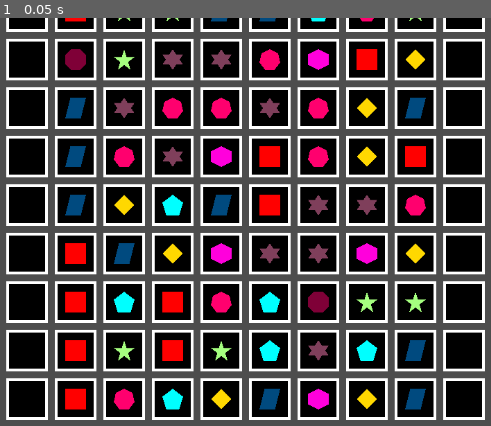
Above: before the commit, frame 1.
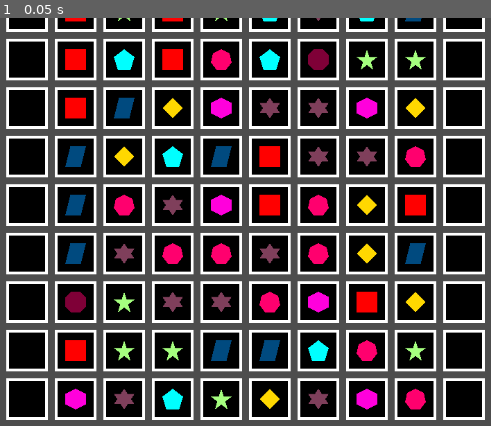
Above: after the commit, the same moment.

Repository: aduImperfect/Match3
Game: Godot game, scene res://TSCN/main.tscn
The game is run twice, just before and just after one commit, with the same random seed, the same clock (stepped at 60 frames per second) and the same inputs.
Inputs:
- Up to frame 1 (0.05 s): no input

The runs differ from the first frame. In frame 1, 10% of the frame differs, in the area x 13-87%, y 0-97%.

Commit message:
Reset the order of the generation for managing the 8 buckets for checking in a more comfortable manner for calculation.

Diff:
--- a/match-3/TSCN/grid_gen.gd
+++ b/match-3/TSCN/grid_gen.gd
@@ -16,12 +16,13 @@
 
 @export var xBeginOffset : float = 0.0
 @export var yBeginOffset : float = 0.0
-@export var offset : float = 0.0
+@export var xOffset : float = 0.0
+@export var yOffset : float = 0.0
 
 # Called when the node enters the scene tree for the first time.
 func _ready() -> void:
-	groundNum = 100
-	groundDiv = 10
+	groundNum = 150
+	groundDiv = 15
 
 	jewelNum = 200
 	jewelCount = 0
@@ -30,8 +31,9 @@
 	infiniteYVal = -9999.0
 
 	xBeginOffset = 300.0
-	yBeginOffset = -80.0
-	offset = 70.0
+	yBeginOffset = 550.0
+	xOffset = 70.0
+	yOffset = -70.0
 
 # Called every frame. 'delta' is the elapsed time since the previous frame.
 func _process(_delta: float) -> void:
@@ -47,8 +49,8 @@
 		ground_instance = BACKGROUND_SCENE.instantiate()
 		#multiplied decrement by each increase of the yVal.
 		#on being even -  make sure to take the lower valued decrement to offset the hex
-		ground_instance.global_position.x = (_xBegin * offset) + xBeginOffset
-		ground_instance.global_position.y = (_yBegin * offset) + yBeginOffset
+		ground_instance.global_position.x = (_xBegin * xOffset) + xBeginOffset
+		ground_instance.global_position.y = (_yBegin * yOffset) + yBeginOffset
 		add_child(ground_instance)
 		groundArr.append(ground_instance)
 		_xBegin += 1
--- /dev/null
+++ b/match-3/TSCN/jewels_checker.gd
@@ -0,0 +1,17 @@
+extends Node2D
+
+@export var gridGenNode : Node2D
+
+@export var _loopState : int = 0
+
+# Called when the node enters the scene tree for the first time.
+func _ready() -> void:
+	_loopState = 0
+
+
+# Called every frame. 'delta' is the elapsed time since the previous frame.
+func _process(_delta: float) -> void:
+	pass
+
+func _checker_for_match_3() -> void:
+	pass
--- a/match-3/TSCN/main.tscn
+++ b/match-3/TSCN/main.tscn
@@ -2,6 +2,7 @@
 
 [ext_resource type="Script" uid="uid://ntnxu4fpbu2t" path="res://TSCN/grid_gen.gd" id="1_fmnqs"]
 [ext_resource type="Script" uid="uid://dxbv30mosfl0x" path="res://TSCN/jewel_setter.gd" id="2_s5wa2"]
+[ext_resource type="Script" uid="uid://bx1dvcrdhhnqo" path="res://TSCN/jewels_checker.gd" id="3_odqrj"]
 
 [node name="Node2D" type="Node2D" unique_id=1416398507]
 
@@ -11,3 +12,7 @@
 [node name="JewelSetter" type="Node2D" parent="." unique_id=2021866136 node_paths=PackedStringArray("gridGenNode")]
 script = ExtResource("2_s5wa2")
 gridGenNode = NodePath("../GridGen")
+
+[node name="JewelsChecker" type="Node2D" parent="." unique_id=1177828597 node_paths=PackedStringArray("gridGenNode")]
+script = ExtResource("3_odqrj")
+gridGenNode = NodePath("../GridGen")
Not shown, added: match-3/TSCN/jewels_checker.gd.uid
